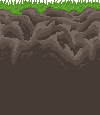
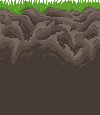
Two versions of the same layered image (100px x 115px). Layer-by-layer changes:
added layer "Ebene 17" above "Ebene 18" over [0, 6, 100, 15]
added layer "Ebene 18" above "Ebene 16" over [1, 0, 100, 11]
added layer "Ebene 16" above "Ebene 15" over [0, 4, 100, 15]
added layer "Ebene 15" above "Ebene 14 Kopie" over [0, 0, 100, 15]
hid "Ebene 14" over [0, 0, 100, 15]
